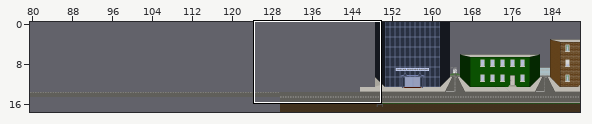
Tiled map: src/maps/city.tmx. The first picture is a wide view before the edit; the outline marks the close-up.
Close-up. Before the commit:
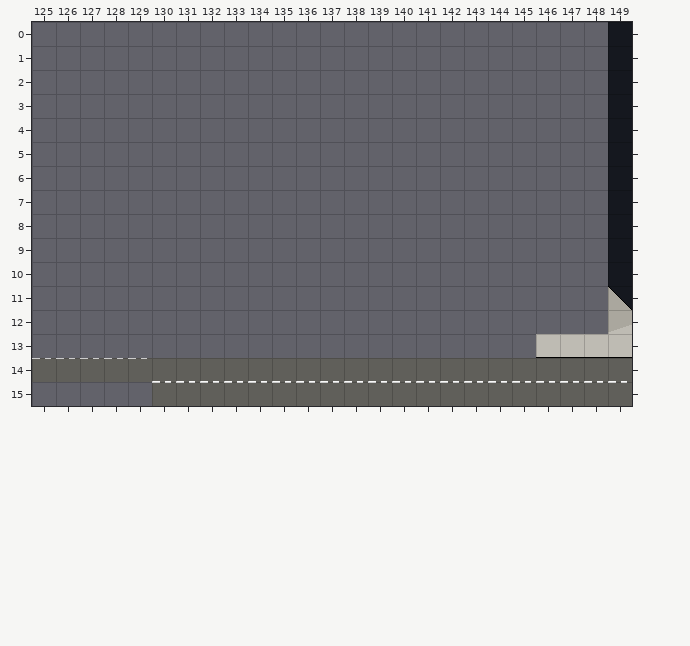
Cells are 24x24 px. Shown: x 125..149, y 0..15. The commit also changed other parts of the map, which this record leaves out. Tiles whose own drawing changed are shown in their newer look in all pictures.
After:
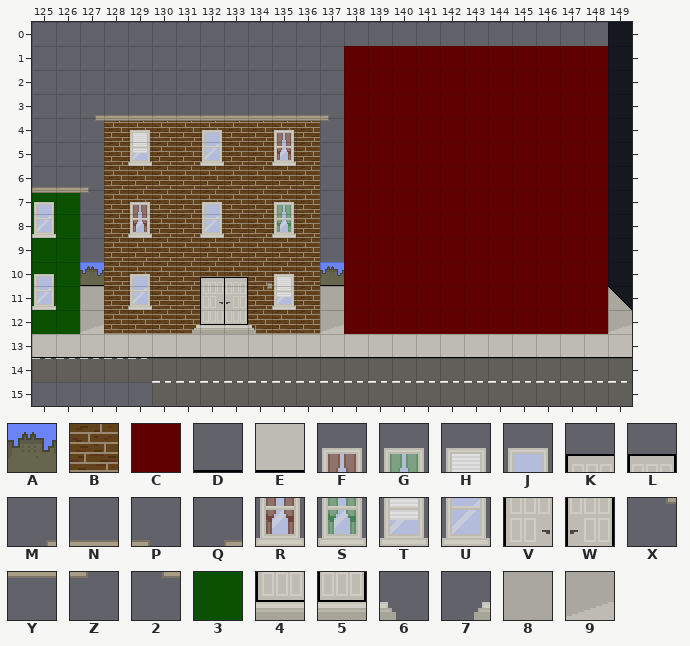
Key: from "city": A 40, B 78, C 159, D 199, E 218, F 262, G 263, H 264, J 265, K 267, L 268, M 269, N 270, P 271, Q 271 flipped left-right, R 282, S 283, T 284, U 285, V 287, W 288, X 289, Y 290, Z 291, 2 291 flipped left-right, 3 299, 4 307, 5 308, 6 309, 7 309 flipped left-right, 8 371, 9 392.
_ is an empty cell.
Diff:
Layer "Background_buildings":
The author put tile A in row 10 at x 127 and 137.
Layer "buildings":
The author put tile 3 in rows 7 to 12 at x 125 to 126.
The author put tile B in rows 4 to 10 at x 128 to 136; in rows 11 to 12 at x 128 to 131 and 134 to 136.
The author put tile C in rows 1 to 12 at x 138 to 148.
Layer "Street":
The author put tile 8 in row 11 at x 127 and 137.
The author put tile 9 in row 12 at x 127 and 137.
The author put tile D in row 10 at x 127 and 137.
The author put tile E in row 13 at x 125 to 145.
Layer "lines":
The author put tile 2 in row 4 at x 127.
The author put tile N in row 3 at x 128 to 136; in row 6 at x 125 to 126.
The author put tile P in row 3 at x 137; in row 6 at x 127.
The author put tile Q in row 3 at x 127.
The author put tile Y in row 4 at x 128 to 136; in row 7 at x 125 to 126.
The author put tile Z in row 4 at x 137; in row 7 at x 127.
Layer "building details":
The author put tile 4 in row 12 at x 132.
The author put tile 5 in row 12 at x 133.
The author put tile 6 in row 12 at x 134.
The author put tile 7 in row 12 at x 131.
The author put tile F in row 4 at x 135; in row 7 at x 129.
The author put tile G in row 7 at x 135.
The author put tile H in row 4 at x 129; in row 10 at x 135.
The author put tile J in row 4 at x 132; in row 7 at x 125 and 132; in row 10 at x 125 and 129.
The author put tile K in row 10 at x 132.
The author put tile L in row 10 at x 133.
The author put tile M in row 10 at x 134.
The author put tile R in row 5 at x 135; in row 8 at x 129.
The author put tile S in row 8 at x 135.
The author put tile T in row 5 at x 129; in row 11 at x 135.
The author put tile U in row 5 at x 132; in row 8 at x 125 and 132; in row 11 at x 125 and 129.
The author put tile V in row 11 at x 132.
The author put tile W in row 11 at x 133.
The author put tile X in row 11 at x 134.
Where, in picture pixels (left, top, right, bottom), the same in both close-ups:
added: (32, 46, 608, 358)
